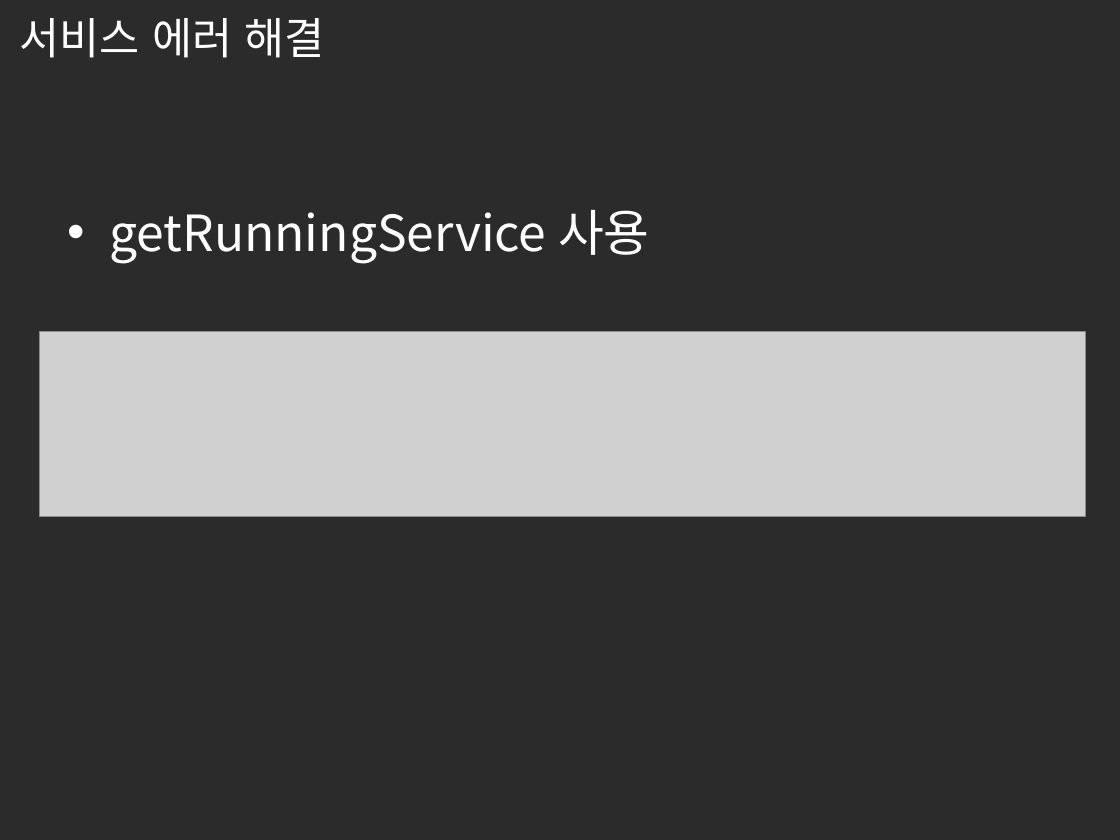
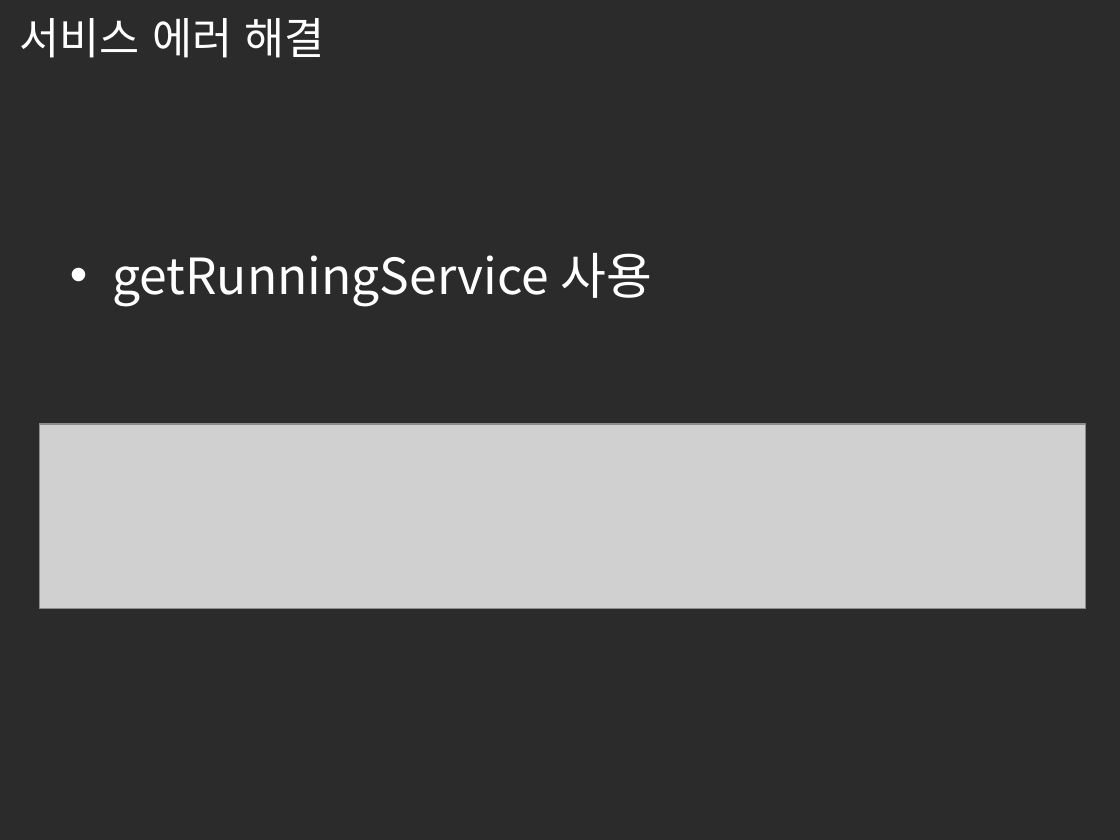
Before and after one commit to dlcksgy/PreventSNSAddiction, a slide deck: slide 8 of 모바일SW 중간발표.pptx. Drawn at 1120x840 pixels with LibreOffice and Linux fonts; fonts in the diff are those of the drawing; grey boxes stand for pictures; background and template pictures are left out; a plain dark background stands for a picture behind light text. Boxes give left, top, right and bottom in pixels: in the first picture for what was removed or moved away, otherwise in the second. Text is boxed around its words. In the diff, an @@ line names an element or a change of style, - is before the commit and + after.

```diff
--- a/모바일SW 중간발표.pptx
+++ b/모바일SW 중간발표.pptx
@@ text "getRunningService 사용": place and size @@
-text "getRunningService 사용" at box(109, 210, 650, 264)
+text "getRunningService 사용" at box(112, 253, 653, 307)
@@ picture: place and size @@
-picture at box(39, 332, 1085, 516)
+picture at box(39, 424, 1085, 609)
```
Also in this commit, not shown: 6 other slides changed.
